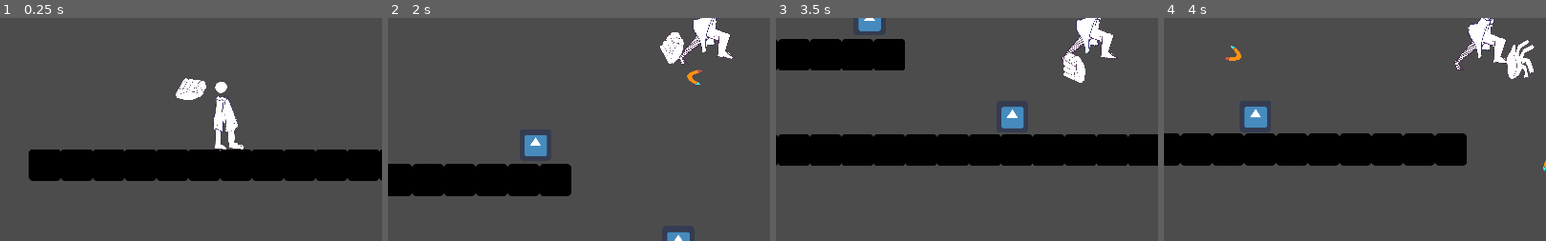
Above: before the commit, frames 1-4 (left to right).
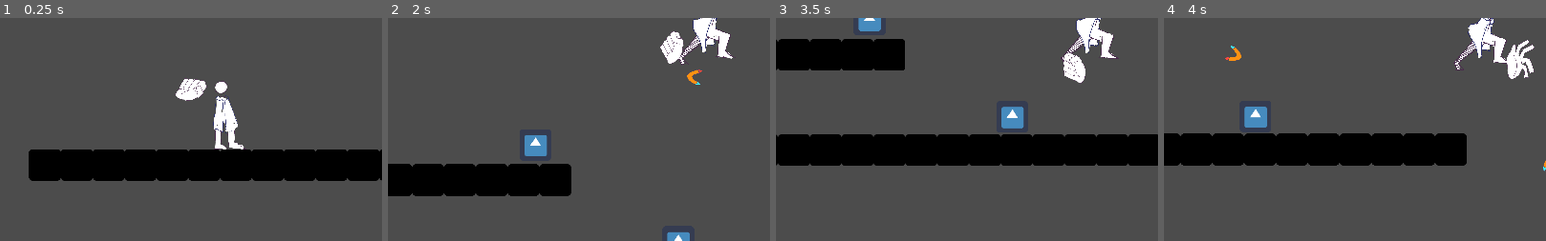
Above: after the commit, the same moments.

Repository: dodo3142/WinterGameJam
Game: Godot game, scene res://Scenes/TestLevel.tscn
The game is run twice, just before and just after one commit, with the same random seed, the same clock (stepped at 60 frames per second) and the same inputs. The engine's default icon, where the game draws it, is replaced by a stand-in: a white triangle on a blue panel in a dark square.
Inputs (mouse positions are % of the whole screen's width and height, from its top left):
- Up to frame 1 (0.25 s): no input
- Up to frame 2 (2 s): move the mouse to (72, 45) at 0.52 s; hold Right (Right) from 0.53 s (still down); tap X (Attack) at 0.6 s; tap Z (Jump) at 0.77, 1.52 s; move the mouse to (30, 55) at 1.27 s; right-click (30, 55) at 1.35 s
- Up to frame 3 (3.5 s): move the mouse to (60, 28) at 2.02 s; release Right (Right) at 2.03 s; hold Left (Left) 2.03-2.78 s; tap X (Attack) at 2.1 s; move the mouse to (45, 70) at 2.77 s; hold Right (Right) from 2.78 s (still down); right-click (45, 70) at 2.85 s; tap Z (Jump) at 3.02 s
- Up to frame 4 (4 s): keep holding Right (Right); move the mouse to (80, 65) at 3.52 s; tap X (Attack) at 3.6 s; tap Z (Jump) at 3.77 s
The pictures show only the part of the screen within x 15-65%, y 32-82%; the shares and areas given below are measured in that part.

The runs differ from the first frame. In frame 1, less than 0.1% of the frame differs, in the area x 46-54%, y 26-38%; in frame 2, less than 0.1%; in frame 3, less than 0.1%, in the area x 75-81%, y 15-30%; in frame 4, nothing differs.

Commit message:
idle hand sprite

Diff:
--- a/WinterGameJam/Scenes/Player.tscn
+++ b/WinterGameJam/Scenes/Player.tscn
@@ -229,6 +229,11 @@
 atlas = ExtResource( 4 )
 region = Rect2( 3000, 5000, 1000, 1000 )
 
+[sub_resource type="AtlasTexture" id=67]
+flags = 4
+atlas = ExtResource( 4 )
+region = Rect2( 0, 0, 1000, 1000 )
+
 [sub_resource type="AtlasTexture" id=57]
 flags = 4
 atlas = ExtResource( 4 )
@@ -279,6 +284,11 @@
 "frames": [ SubResource( 42 ), SubResource( 43 ), SubResource( 44 ), SubResource( 45 ), SubResource( 46 ), SubResource( 47 ), SubResource( 48 ), SubResource( 49 ), SubResource( 50 ), SubResource( 51 ) ],
 "loop": false,
 "name": "Catch",
+"speed": 24.0
+}, {
+"frames": [ SubResource( 67 ) ],
+"loop": true,
+"name": "Idle",
 "speed": 24.0
 }, {
 "frames": [ SubResource( 57 ), SubResource( 58 ), SubResource( 59 ), SubResource( 60 ), SubResource( 61 ), SubResource( 62 ), SubResource( 63 ), SubResource( 64 ), SubResource( 65 ) ],
@@ -318,8 +328,7 @@
 position = Vector2( 85, 0 )
 scale = Vector2( 0.1, 0.1 )
 frames = SubResource( 66 )
-animation = "Catch"
-frame = 9
+animation = "Idle"
 playing = true
 
 [node name="HandHitBox" type="Area2D" parent="PlayerSprite/Hand/HandSprite" groups=["Player"]]
@@ -379,6 +388,7 @@
 shape = SubResource( 7 )
 
 [connection signal="Grounded_Update" from="." to="PlayerSprite/Camera2D" method="_on_Player_Grounded_Update"]
+[connection signal="animation_finished" from="PlayerSprite/Hand/HandSprite" to="." method="_on_HandSprite_animation_finished"]
 [connection signal="timeout" from="CoyoteTimer" to="." method="_on_CoyoteTimer_timeout"]
 [connection signal="timeout" from="JumpBuffring" to="." method="_on_JumpBuffring_timeout"]
 [connection signal="timeout" from="CatchTimer" to="." method="_on_CatchTimer_timeout"]
--- a/WinterGameJam/Scripts/Player.gd
+++ b/WinterGameJam/Scripts/Player.gd
@@ -135,3 +135,7 @@
 
 func _on_CatchTimer_timeout():
 	CatchBox.disabled = true
+
+
+func _on_HandSprite_animation_finished():
+	Hand.play("Idle")
Not shown: 1 places in WinterGameJam/Scenes/Player.tscn that only renumber resources
